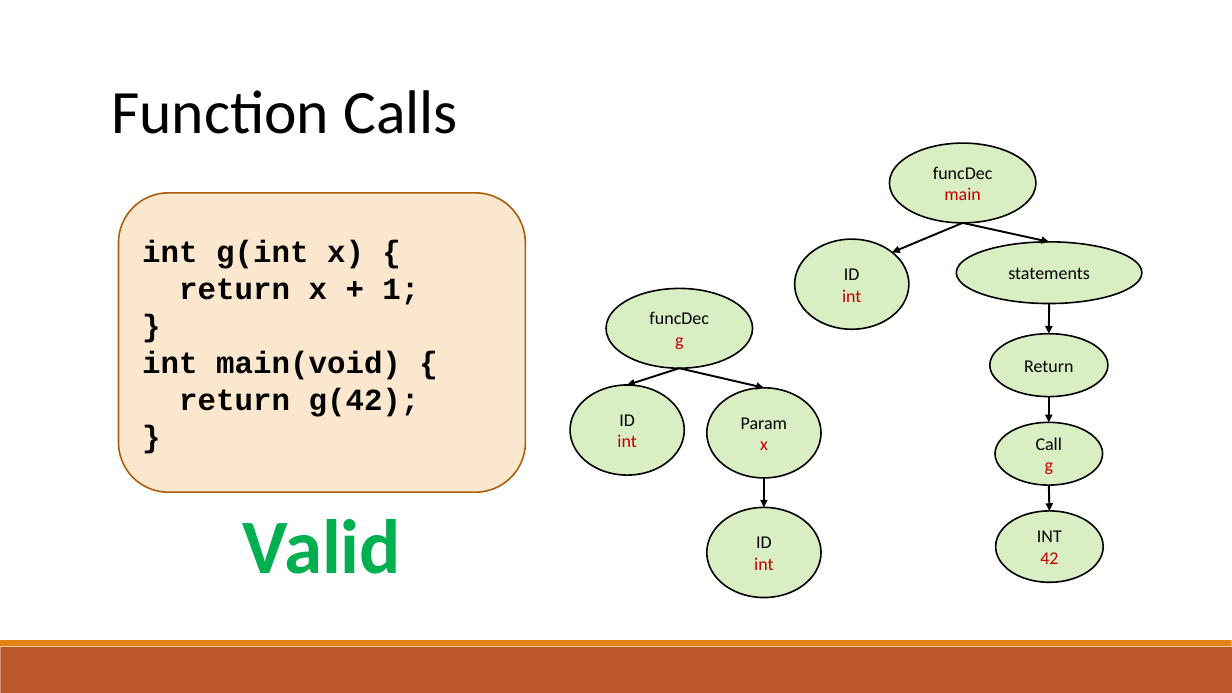
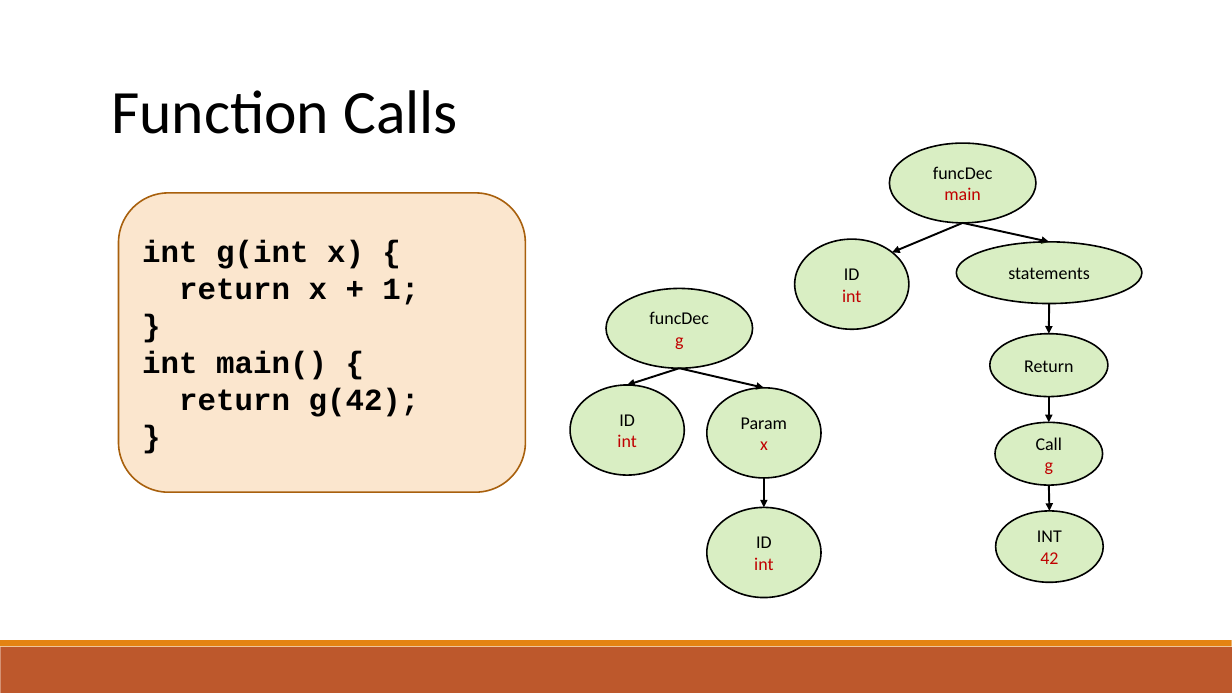
Before and after one commit to raghadzeidan/COMPILATION_TAU_FOR_STUDENTS, a slide deck: slide 38 of new_slides/semantic.pptx (slide 19 before the commit). Drawn at 1232x693 pixels with LibreOffice and Linux fonts; fonts in the diff are those of the drawing. Boxes give left, top, right and bottom in pixels: in the first picture for what was removed or moved away, otherwise in the second. Text is boxed around its words. In the diff, an @@ line names an element or a change of style, - is before the commit and + after.

```diff
--- a/new_slides/semantic.pptx
+++ b/new_slides/semantic.pptx
@@ text in rounded rectangle at box(142, 351, 327, 380): text changed @@
-int main(void) {
+int main() {
@@ text removed at box(243, 519, 401, 574) @@
-Valid
```
Also in this commit, not shown: 22 other slides changed, 27 slides added, 1 other file.
